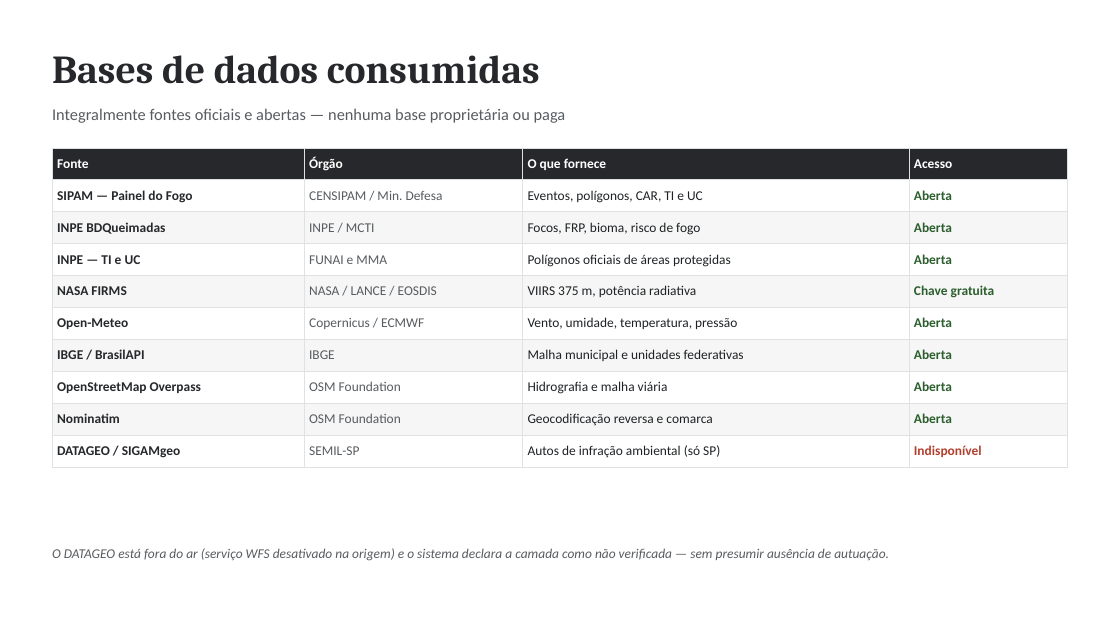
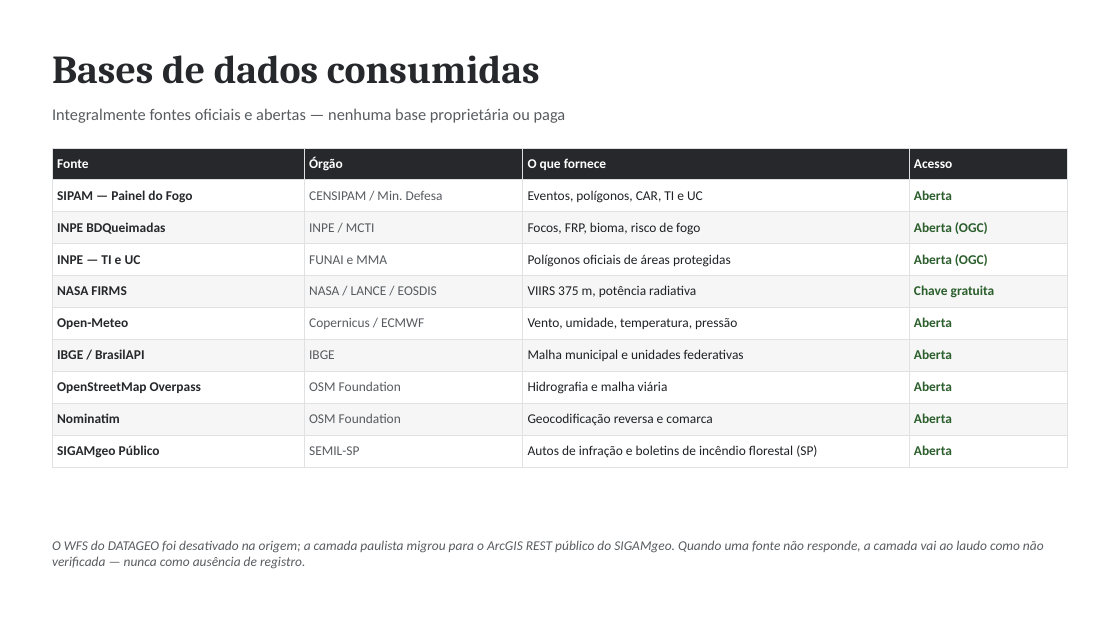
Before and after one commit to saxsoares/green-police, a slide deck: slide 11 of docs/SIMIA-Verde-Apresentacao.pptx. Drawn at 1120x630 pixels with LibreOffice and Linux fonts; fonts in the diff are those of the drawing. Boxes give left, top, right and bottom in pixels: in the first picture for what was removed or moved away, otherwise in the second. Text is boxed around its words. In the diff, an @@ line names an element or a change of style, - is before the commit and + after.

```diff
--- a/docs/SIMIA-Verde-Apresentacao.pptx
+++ b/docs/SIMIA-Verde-Apresentacao.pptx
@@ table at <box>52,148,1068,462</box> @@
-row 3, column 4: Aberta
+row 3, column 4: Aberta (OGC)
-row 4, column 4: Aberta
+row 4, column 4: Aberta (OGC)
-row 10: DATAGEO / SIGAMgeo | SEMIL-SP | Autos de infração ambiental (só SP) | Indisponível
+row 10: SIGAMgeo Público | SEMIL-SP | Autos de infração e boletins de incêndio florestal (SP) | Aberta
@@ text at <box>52,540,1044,569</box>: text changed @@
-O DATAGEO está fora do ar (serviço WFS desativado na origem) e o sistema declara a camada como não verificada — sem presumir ausência de autuação.
+O WFS do DATAGEO foi desativado na origem; a camada paulista migrou para o ArcGIS REST público do SIGAMgeo. Quando uma fonte não responde, a camada vai ao laudo como não verificada — nunca como ausência de registro.
```
Also in this commit, not shown: 2 other slides changed, 7 other files.
